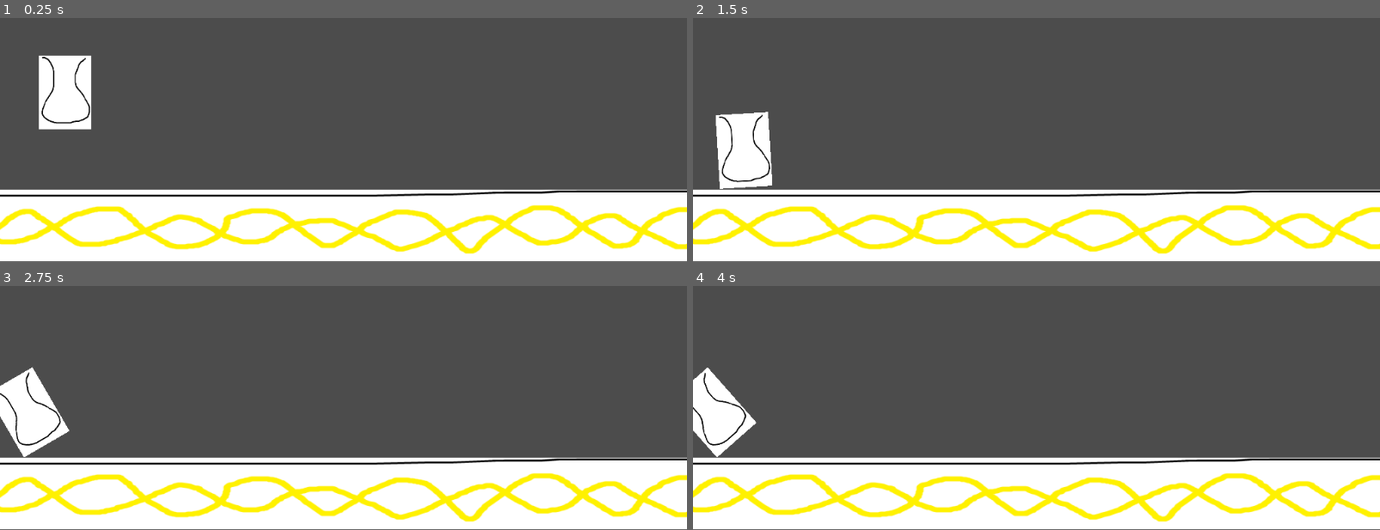
Above: before the commit, frames 1-4 (two rows, left to right).
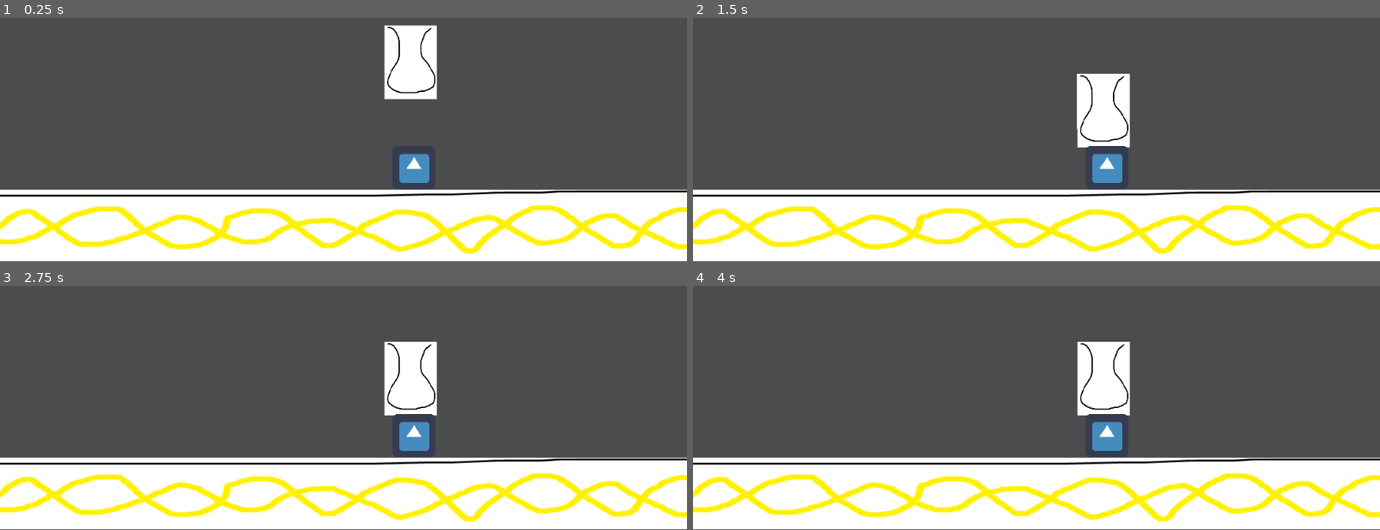
Above: after the commit, the same moments.

Repository: jmcpo15/fragile-game-jam
Game: Godot game, scene res://Game.tscn
The game is run twice, just before and just after one commit, with the same random seed, the same clock (stepped at 60 frames per second) and the same inputs. The project has no main scene, so this scene is started directly. The engine's default icon, where the game draws it, is replaced by a stand-in: a white triangle on a blue panel in a dark square.
Inputs (mouse positions are in pixels of both pictures, inside the frame that each line leads up to):
- Up to frame 1 (0.25 s): no input
- Up to frame 2 (1.5 s): move the mouse to (754, 98) at 0.52 s; press the mouse at (754, 98) at 0.53 s; move the mouse to (899, 81) at 1.27 s; release the mouse at (899, 81) at 1.28 s; click (899, 81) at 1.35 s
- Up to frame 3 (2.75 s): move the mouse to (outside the picture) at 2.02 s; press the mouse at (outside the picture) at 2.03 s
- Up to frame 4 (4 s): move the mouse to (1002, 410) at 2.77 s; release the mouse at (1002, 410) at 2.78 s; click (1002, 410) at 2.85 s; move the mouse to (1242, 388) at 3.52 s; press the mouse at (1242, 388) at 3.53 s

The runs differ from the first frame. In frame 1, 5.2% of the frame differs, in the area x 5-64%, y 2-68%; in frame 2, 5.1%; in frame 3, 5.0%; in frame 4, 4.7%.

Commit message:
no flying, floor don't work

Diff:
--- /dev/null
+++ b/ContactTimer.gd
@@ -0,0 +1,24 @@
+extends Timer
+
+
+# Declare member variables here. Examples:
+# var a = 2
+# var b = "text"
+
+
+# Called when the node enters the scene tree for the first time.
+func _ready():
+	pass # Replace with function body.
+
+
+# Called every frame. 'delta' is the elapsed time since the previous frame.
+#func _process(delta):
+#	pass
+
+
+func timerStart():
+	start()
+
+
+func timerStop():
+	stop()
--- /dev/null
+++ b/Game.gd
@@ -0,0 +1,16 @@
+extends Node2D
+
+
+# Declare member variables here. Examples:
+# var a = 2
+# var b = "text"
+
+
+# Called when the node enters the scene tree for the first time.
+func _ready():
+	pass # Replace with function body.
+
+
+# Called every frame. 'delta' is the elapsed time since the previous frame.
+#func _process(delta):
+#	pass
--- a/Game.tscn
+++ b/Game.tscn
@@ -1,12 +1,16 @@
-[gd_scene load_steps=4 format=2]
+[gd_scene load_steps=7 format=2]
 
+[ext_resource path="res://Obstacle.tscn" type="PackedScene" id=1]
 [ext_resource path="res://ground.png" type="Texture" id=2]
 [ext_resource path="res://vase.tscn" type="PackedScene" id=3]
+[ext_resource path="res://Game.gd" type="Script" id=4]
+[ext_resource path="res://floor.gd" type="Script" id=5]
 
 [sub_resource type="RectangleShape2D" id=1]
 extents = Vector2( 578.316, 58.4486 )
 
 [node name="Game" type="Node2D"]
+script = ExtResource( 4 )
 
 [node name="Ground" type="Sprite" parent="."]
 position = Vector2( 476, 545 )
@@ -14,6 +18,7 @@
 texture = ExtResource( 2 )
 
 [node name="StaticBody2D" type="StaticBody2D" parent="Ground"]
+script = ExtResource( 5 )
 
 [node name="CollisionShape2D" type="CollisionShape2D" parent="Ground/StaticBody2D"]
 visible = false
@@ -23,4 +28,13 @@
 [node name="slingshot" type="Line2D" parent="."]
 
 [node name="RigidBody2D" parent="." instance=ExtResource( 3 )]
-position = Vector2( 97, 344 )
+position = Vector2( 612, 299 )
+
+[node name="Hard Obstacle" parent="." instance=ExtResource( 1 )]
+position = Vector2( 617, 459 )
+
+[connection signal="resetJump" from="RigidBody2D" to="RigidBody2D/VectorMaker" method="resetJump"]
+[connection signal="bodyEntered" from="Hard Obstacle" to="RigidBody2D" method="_on_Hard_Obstacle_bodyEntered"]
+[connection signal="resetJump" from="Hard Obstacle" to="RigidBody2D" method="resetJump"]
+[connection signal="timerStart" from="Hard Obstacle" to="Hard Obstacle/Timer" method="timerStart"]
+[connection signal="timerStop" from="Hard Obstacle" to="Hard Obstacle/Timer" method="timerStop"]
--- /dev/null
+++ b/Goal.tscn
@@ -0,0 +1,21 @@
+[gd_scene load_steps=4 format=2]
+
+[sub_resource type="RectangleShape2D" id=1]
+
+[sub_resource type="Gradient" id=2]
+offsets = PoolRealArray( 0, 0.0546448, 0.497268, 1 )
+colors = PoolColorArray( 0, 0.976471, 1, 1, 0.647059, 0.94902, 0.929412, 1, 0.858824, 0.984314, 0.992157, 1, 0.560784, 0.823529, 0.803922, 1 )
+
+[sub_resource type="GradientTexture" id=3]
+gradient = SubResource( 2 )
+
+[node name="Area2D" type="Area2D"]
+
+[node name="CollisionShape2D" type="CollisionShape2D" parent="."]
+scale = Vector2( 1, 2 )
+shape = SubResource( 1 )
+
+[node name="Sprite" type="Sprite" parent="."]
+position = Vector2( 0, -4.17233e-07 )
+scale = Vector2( 0.01, 40 )
+texture = SubResource( 3 )
--- /dev/null
+++ b/Obstacle.gd
@@ -0,0 +1,27 @@
+extends StaticBody2D
+signal bodyEntered
+signal timerStart
+signal timerStop
+signal resetJump
+
+var timerOn = false
+
+
+func id():
+	return 0
+
+func _on_Area2D_body_entered(body):
+	if body.id() == 2:
+		emit_signal("bodyEntered")
+		emit_signal("timerStart")
+		timerOn = true
+
+
+
+func _on_Area2D_body_exited(body):
+	if timerOn :
+		emit_signal("timerStop")
+
+
+func timerTimeout():
+	emit_signal("resetJump")
--- /dev/null
+++ b/Obstacle.tscn
@@ -0,0 +1,34 @@
+[gd_scene load_steps=6 format=2]
+
+[ext_resource path="res://icon.png" type="Texture" id=1]
+[ext_resource path="res://Obstacle.gd" type="Script" id=2]
+[ext_resource path="res://ContactTimer.gd" type="Script" id=3]
+
+[sub_resource type="RectangleShape2D" id=1]
+extents = Vector2( 30, 30 )
+
+[sub_resource type="RectangleShape2D" id=2]
+extents = Vector2( 33, 33 )
+
+[node name="Hard Obstacle" type="StaticBody2D"]
+script = ExtResource( 2 )
+
+[node name="CollisionShape2D" type="CollisionShape2D" parent="."]
+shape = SubResource( 1 )
+
+[node name="Sprite" type="Sprite" parent="."]
+texture = ExtResource( 1 )
+
+[node name="Area2D" type="Area2D" parent="."]
+
+[node name="areaShape" type="CollisionShape2D" parent="Area2D"]
+shape = SubResource( 2 )
+
+[node name="Timer" type="Timer" parent="."]
+script = ExtResource( 3 )
+
+[connection signal="timerStart" from="." to="Timer" method="timerStart"]
+[connection signal="timerStop" from="." to="Timer" method="timerStop"]
+[connection signal="body_entered" from="Area2D" to="." method="_on_Area2D_body_entered"]
+[connection signal="body_exited" from="Area2D" to="." method="_on_Area2D_body_exited"]
+[connection signal="timeout" from="Timer" to="." method="timerTimeout"]
--- /dev/null
+++ b/ObstacleArea.gd
@@ -0,0 +1,12 @@
+extends Area2D
+
+
+
+# Called when the node enters the scene tree for the first time.
+func _ready():
+	pass # Replace with function body.
+
+
+# Called every frame. 'delta' is the elapsed time since the previous frame.
+#func _process(delta):
+#	pass
--- a/VectorMaker.gd
+++ b/VectorMaker.gd
@@ -4,6 +4,7 @@
 export var maxLength = 200
 
 var touchDown = false
+var groundContact
 var startPos = Vector2.ZERO
 var endPos = Vector2.ZERO
 var vector = Vector2.ZERO
@@ -11,6 +12,7 @@
 # Called when the node enters the scene tree for the first time.
 func _ready():
 	connect("input_event", self, "_on_input_event")
+	groundContact = false
 
 func _draw() -> void:
 	draw_line((startPos - global_position), (endPos - global_position), Color.red, 5)
@@ -20,6 +22,7 @@
 	startPos = Vector2.ZERO
 	endPos = Vector2.ZERO
 	vector = Vector2.ZERO
+	groundContact = false
 	update()
 
 func _input(event) -> void:
@@ -38,5 +41,10 @@
 
 func _on_input_event(_viewport, event, _shape_idx) -> void:
 	if event.is_action_pressed("ui_touch"):
-		touchDown = true
-		startPos = event.position
+		if(groundContact):
+			touchDown = true
+			startPos = event.position
+
+
+func resetJump():
+	groundContact = true
--- /dev/null
+++ b/floor.gd
@@ -0,0 +1,17 @@
+extends StaticBody2D
+
+
+# Declare member variables here. Examples:
+# var a = 2
+# var b = "text"
+
+func id():
+	return 1
+# Called when the node enters the scene tree for the first time.
+func _ready():
+	pass # Replace with function body.
+
+
+# Called every frame. 'delta' is the elapsed time since the previous frame.
+#func _process(delta):
+#	pass
--- a/vase.gd
+++ b/vase.gd
@@ -1,6 +1,8 @@
 extends RigidBody2D
 
+signal resetJump
 
+var damage
 # Declare member variables here. Examples:
 # var a = 2
 # var b = "text"
@@ -8,6 +10,7 @@
 
 # Called when the node enters the scene tree for the first time.
 func _ready():
+	damage = 0
 	set_bounce(0.1)
 	set_friction(0.8)
 
@@ -15,5 +18,19 @@
 	apply_impulse(Vector2.ZERO, force)
 
 # Called every frame. 'delta' is the elapsed time since the previous frame.
-#func _process(delta):
-#	pass
+func _process(delta):
+	pass
+
+func hardObstacleCollision():
+	damage += 1
+	print(damage)
+
+func id():
+	return 2
+
+func _on_Hard_Obstacle_bodyEntered():
+	hardObstacleCollision()
+
+
+func resetJump():
+	emit_signal("resetJump")
--- a/vase.tscn
+++ b/vase.tscn
@@ -18,4 +18,5 @@
 
 [node name="VectorMaker" parent="." instance=ExtResource( 4 )]
 
+[connection signal="resetJump" from="." to="VectorMaker" method="resetJump"]
 [connection signal="vectorCreated" from="VectorMaker" to="." method="launch"]
